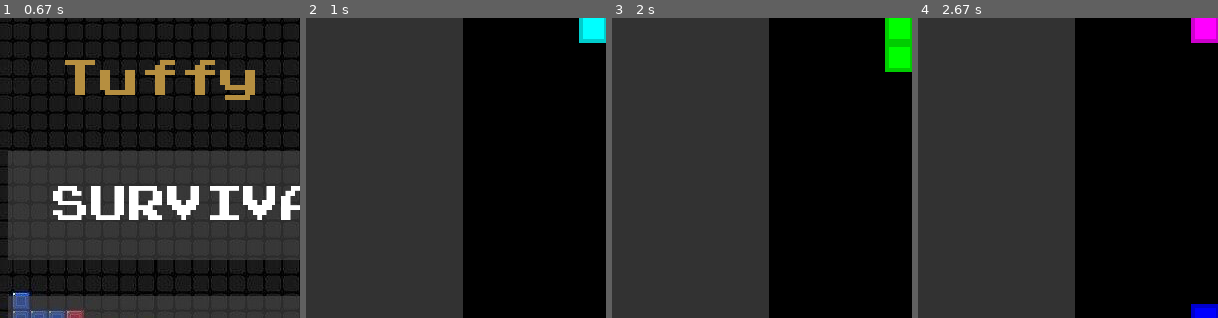
Above: before the commit, frames 1-4 (left to right).
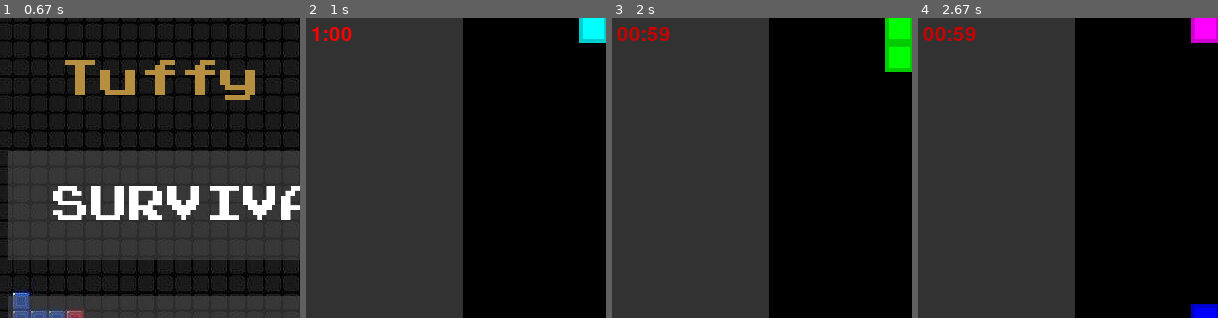
Above: after the commit, the same moments.

Repository: TilakGhorashainee/tuffy-tetris
Game: pygame game, started from pygame-tuffy tetris-Group5/main.py
Two runs of this game, one before a commit and one after it. Both use one fixed random seed, a clock stepped at 60 frames per second and the inputs below.
Inputs:
- Up to frame 1 (0.67 s): click "PLAY" at 0.38 s
- Up to frame 2 (1 s): click "SPRINT MODE" at 0.72 s
- Up to frame 3 (2 s): tap Space at 1, 1.73 s; tap A at 1.33 s; hold Right from 1.67 s (still down)
- Up to frame 4 (2.67 s): tap Space at 2.03, 2.23, 2.57 s; release Right at 2.13 s; hold Up 2.17-2.47 s; hold Right from 2.5 s (still down)
The pictures show only the part of the screen within x 0-50%, y 6-56%; the shares and areas given below are measured in that part.

Frame 1 is identical in both runs. In frame 2, 0.3% of the frame differs, in the area x 2-16%, y 3-8%; in frame 3, 0.5%, in the area x 1-20%, y 3-8%; in frame 4, 0.5%.

Commit message:
Update tetris.py

Diff:
--- a/pygame-tuffy tetris-Group5/tetris.py
+++ b/pygame-tuffy tetris-Group5/tetris.py
@@ -324,10 +324,9 @@
                 return
 
 
+            self.render_frame()
             self.surf.blit(text, timer_pos)
             pygame.display.flip()
-
-            self.render_frame()
             self.clock.tick(self.max_fps)
 
     # Main game loop
